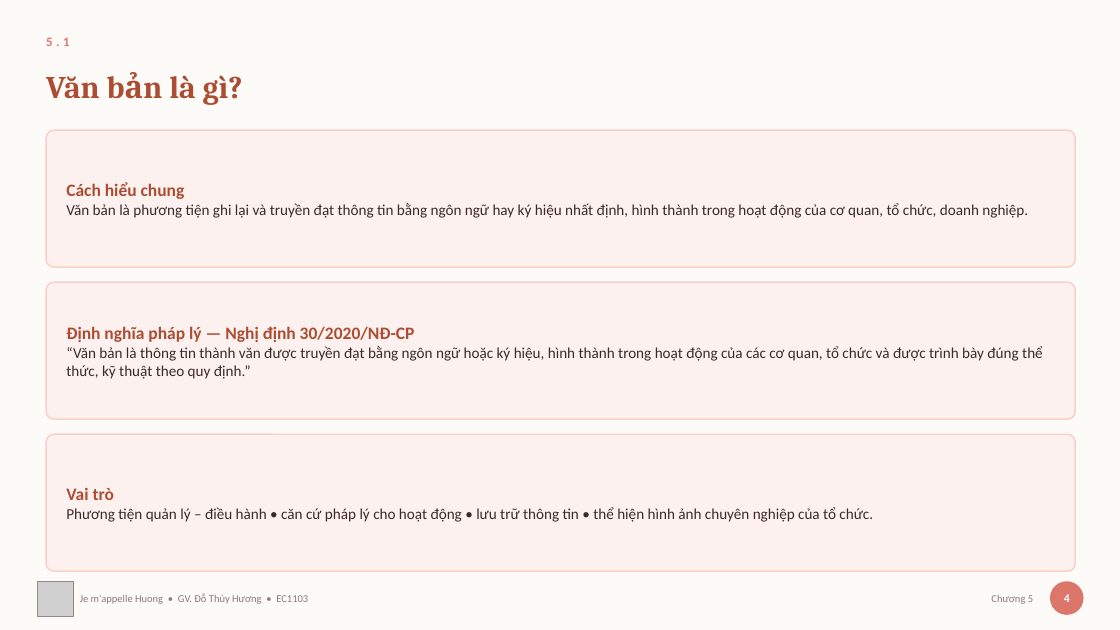
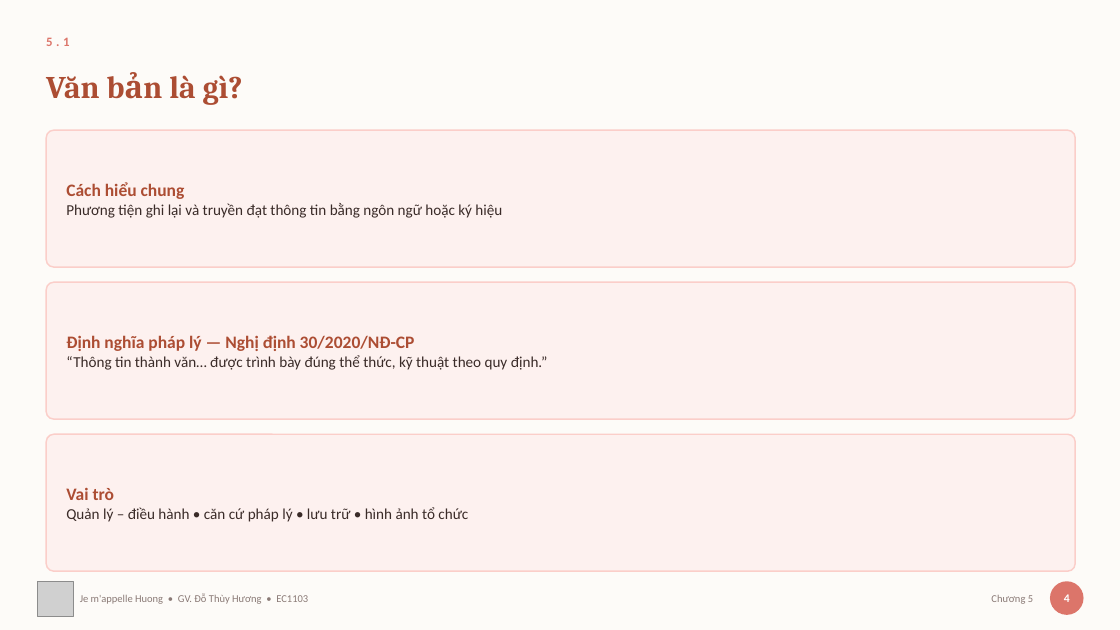
Before and after one commit to thuyhuongctu/ComDraft, a slide deck: slide 5 of slides/05-soan-thao-van-ban.pptx. Drawn at 1120x630 pixels with LibreOffice and Linux fonts; fonts in the diff are those of the drawing; grey boxes stand for pictures. Boxes give left, top, right and bottom in pixels: in the first picture for what was removed or moved away, otherwise in the second. Text is boxed around its words. In the diff, an @@ line names an element or a change of style, - is before the commit and + after.

Commit message:
Bớt chữ trên slide Chương 3, 4 và 5
Tiếp đợt bớt chữ, vẫn theo quy ước Chương 1 đã đặt: thân thẻ rút từ câu văn
28–41 chữ xuống cụm 8–14 chữ, đoạn văn bị rút đưa vào ghi chú giảng bài dưới
mục "NÓI ĐỦ Ý (phần đã rút khỏi slide)".

                trước      sau
  Chương 3      97,0  →   80,1 chữ/slide
  Chương 4      98,9  →   82,5
  Chương 5      91,8  →   78,9

Cả năm chương bài giảng nay nằm trong khoảng 76–83 chữ mỗi slide, thay vì
95–105 như trước.

91 thân thẻ đổi chữ, 20 khối NÓI ĐỦ Ý thêm vào ghi chú.

Không đụng tới slide hoạt động nhóm và slide bài tập — những slide ấy giao
nhiệm vụ cho sinh viên nên phải viết đủ, rút gọn là mất thông tin. Cũng
không đụng năm slide đã thay bằng hình, vì chữ trên đó bị add_images.py xoá
lúc dựng.

Đã chạy lại xuat_slide.py, 131 ảnh trong ứng dụng khớp bộ slide mới. Nâng
PHIEN_BAN lên comdraft-v20. Bộ kiểm tra 24/24.

Còn lại: ba bài thực hành (bai-2 vẫn 111 chữ/slide, dày nhất), và bộ slide
tiếng Anh.

```diff
--- a/slides/05-soan-thao-van-ban.pptx
+++ b/slides/05-soan-thao-van-ban.pptx
@@ text at box(66, 203, 502, 218): text changed @@
-Văn bản là phương tiện ghi lại và truyền đạt thông tin bằng ngôn ngữ hay ký hiệu nhất định, hình thành trong hoạt động của cơ quan, tổ chức, doanh nghiệp.
+Phương tiện ghi lại và truyền đạt thông tin bằng ngôn ngữ hoặc ký hiệu
@@ text at box(66, 355, 548, 370): text changed @@
-“Văn bản là thông tin thành văn được truyền đạt bằng ngôn ngữ hoặc ký hiệu, hình thành trong hoạt động của các cơ quan, tổ chức và được trình bày đúng thể thức, kỹ thuật theo quy định.”
+“Thông tin thành văn… được trình bày đúng thể thức, kỹ thuật theo quy định.”
@@ text at box(66, 507, 468, 522): text changed @@
-Phương tiện quản lý – điều hành • căn cứ pháp lý cho hoạt động • lưu trữ thông tin • thể hiện hình ảnh chuyên nghiệp của tổ chức.
+Quản lý – điều hành • căn cứ pháp lý • lưu trữ • hình ảnh tổ chức
```
Also in this commit, not shown: 6 other slides changed, 30 other files.
